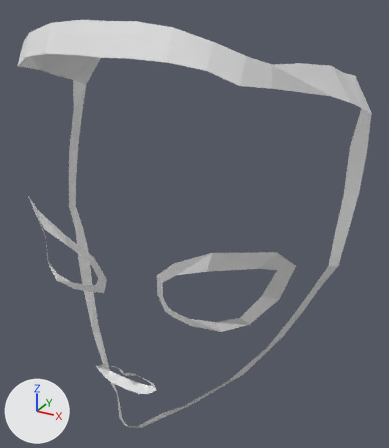
A saved change to the Blender file anime_character_miabel.blend.
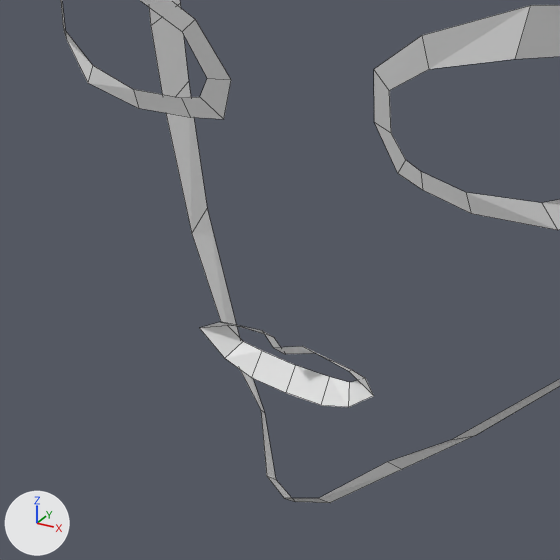
There are two pictures of each version: one whole from a 50 mm camera at (0.1797, -0.3433, 1.8979) aimed at (0.0199, -0.0527, 1.7525), one close up on the part from 7% to 57% of the width and 56% to 100% of the height. Every picture has the same lights, and +X, +Y and +Z are marked at lower left. The close-ups show mesh edges as thin lines.

Before the edit, the objects in view are built like this:
```python
me_plane = bpy.data.meshes.new('Plane')
me_plane.from_pydata(...)  # 84 vertices, 40 faces; spans x 0.0..0.115, y -0.116..0.012, z 1.615..1.882
ob_plane = bpy.data.objects.new('Plane', me_plane)
ob_plane.location = (0.0, 0.0, 0.0)
_m = ob_plane.modifiers.new('Mirror', 'MIRROR')
_m.use_clip = True
```
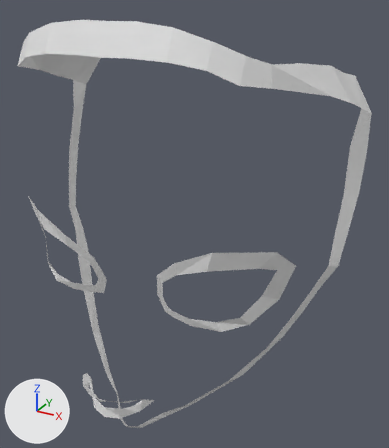
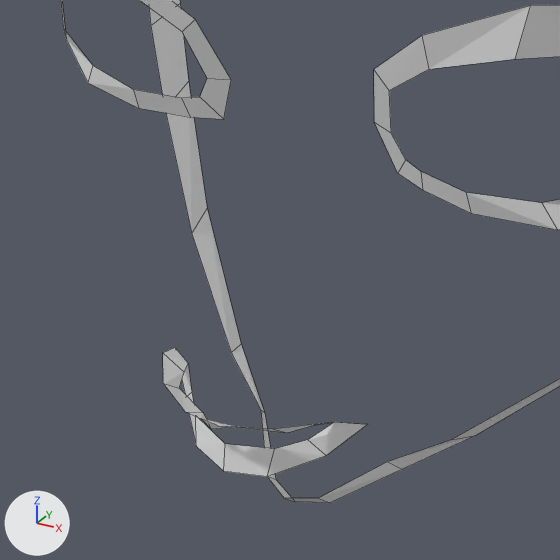
Edits to the bpy script that builds the scene:
```text
Change me_plane:
    where me_plane.from_pydata(...)  # 84 vertices, 40 faces; spans x 0.0..0.115, y -0.116..0.012, z 1.615..1.882
    used by ob_plane; location = (0.0, 0.0, 0.0)
    me_plane part 1
    me_plane.vertices[68].co: (0.006, -0.112, 1.666) -> (0.004, -0.143, 1.665)  # pixel (302, 346) -> pixel (217, 425)
    me_plane.vertices[69].co: (0.006, -0.108, 1.661) -> (0.005, -0.136, 1.66)  # pixel (315, 353) -> pixel (236, 426)
    me_plane.vertices[70].co: (0.0, -0.116, 1.666) -> (0.0, -0.142, 1.665)  # pixel (273, 347) -> pixel (201, 418)
    me_plane.vertices[71].co: (0.0, -0.112, 1.661) -> (0.0, -0.14, 1.66)  # pixel (285, 354) -> pixel (211, 429)
    me_plane.vertices[72].co: (0.012, -0.112, 1.665) -> (0.015, -0.137, 1.665)  # pixel (326, 359) -> pixel (272, 428)
    me_plane.vertices[73].co: (0.012, -0.108, 1.66) -> (0.015, -0.132, 1.66)  # pixel (336, 362) -> pixel (287, 432)
    me_plane.vertices[74].co: (0.018, -0.112, 1.663) -> (0.024, -0.127, 1.663)  # pixel (348, 371) -> not seen
    me_plane.vertices[75].co: (0.016, -0.108, 1.66) -> (0.018, -0.127, 1.659)  # pixel (351, 369) -> pixel (313, 425)
    me_plane.vertices[76].co: (0.025, -0.112, 1.659) -> (0.027, -0.119, 1.657)  # pixel (373, 395) -> pixel (367, 424)
    me_plane.vertices[77].co: (0.02, -0.108, 1.659) -> (0.021, -0.122, 1.657)  # pixel (365, 378) -> pixel (334, 422)
    me_plane.vertices[78].co: (0.018, -0.112, 1.653) -> (0.02, -0.125, 1.65)  # pixel (348, 407) -> pixel (326, 455)
    me_plane.vertices[79].co: (0.015, -0.108, 1.656) -> (0.016, -0.127, 1.654)  # pixel (349, 382) -> pixel (307, 439)
    me_plane.vertices[80].co: (0.01, -0.112, 1.65) -> (0.01, -0.134, 1.646)  # pixel (321, 405) -> pixel (267, 476)
    me_plane.vertices[81].co: (0.01, -0.108, 1.655) -> (0.011, -0.132, 1.653)  # pixel (329, 376) -> pixel (274, 448)
    me_plane.vertices[82].co: (0.0, -0.112, 1.65) -> (0.0, -0.137, 1.646)  # pixel (286, 392) -> pixel (223, 471)
    me_plane.vertices[83].co: (0.0, -0.108, 1.655) -> (0.0, -0.136, 1.653)  # pixel (295, 365) -> pixel (225, 443)
```

Where the change shows, as pixel boxes (x1, y1, x2, y2) in the close-ups (560 x 560 px; the box of a moved part takes in the faces that stretch with it):
part 1 of me_plane, moved or reshaped: before (200, 322, 374, 407); after (163, 347, 367, 477)
